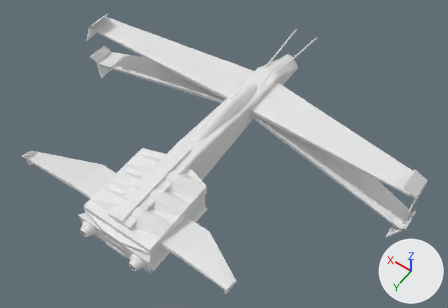
Renders of the Blender file Blender/spaceship.blend from each side of a commit.
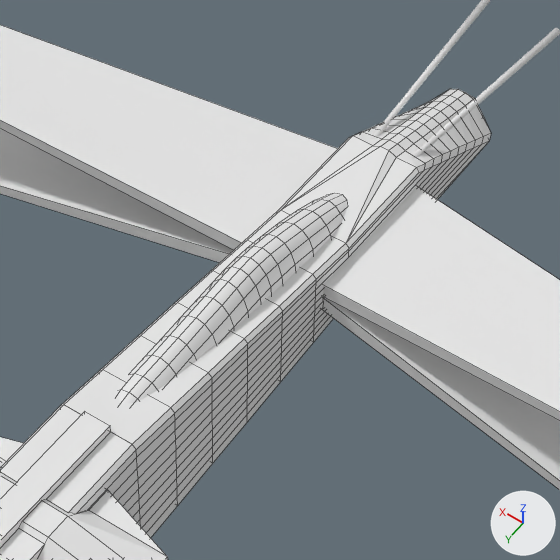
Each version is shown whole from a camera (50 mm lens) standing at (-18.8, 28.7, 37.9) and looking at (-0.9, 3.6, -1.5), then close up on the part from 36% to 71% of the width and 10% to 61% of the height. The axes (+X, +Y, +Z) are drawn at lower right. The lights are the same throughout. The close-ups show mesh edges as thin lines.

Names of what the first close-up shows: 'Blaster', 'Cockpit', 'Engine Block', 'Fusalage', 'Wings Lower', 'Wings Upper'.
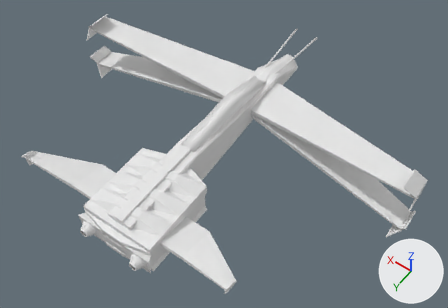
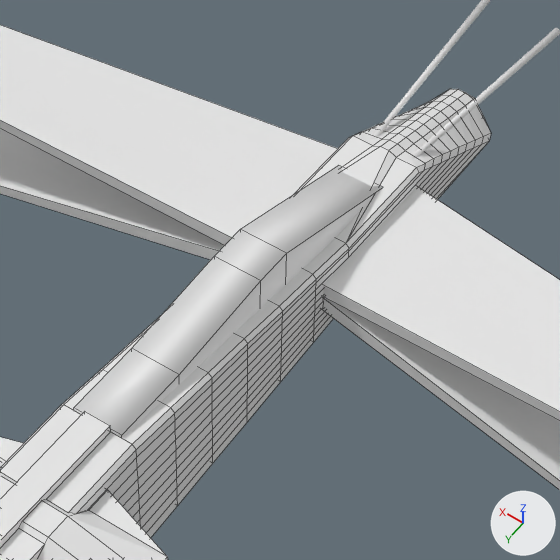
What changed in the scene script:
```text
Change ob_cockpit:
    remove _m = ob_cockpit.modifiers.new('Subdivision', 'SUBSURF')
    remove _m.levels = 3
    remove _m.render_levels = 3
```

Where the change shows, as pixel boxes [x1, y1, x2, y2] in the close-ups (560 x 560 px):
'Wings Upper', modifiers changed: [0, 25, 560, 421] in both
'Fusalage', modifiers changed: [0, 89, 491, 560] in both
'Cockpit', modifiers changed: before [118, 194, 347, 403]; after [74, 165, 383, 438]
'Wings Lower', modifiers changed: [0, 128, 560, 490] in both
